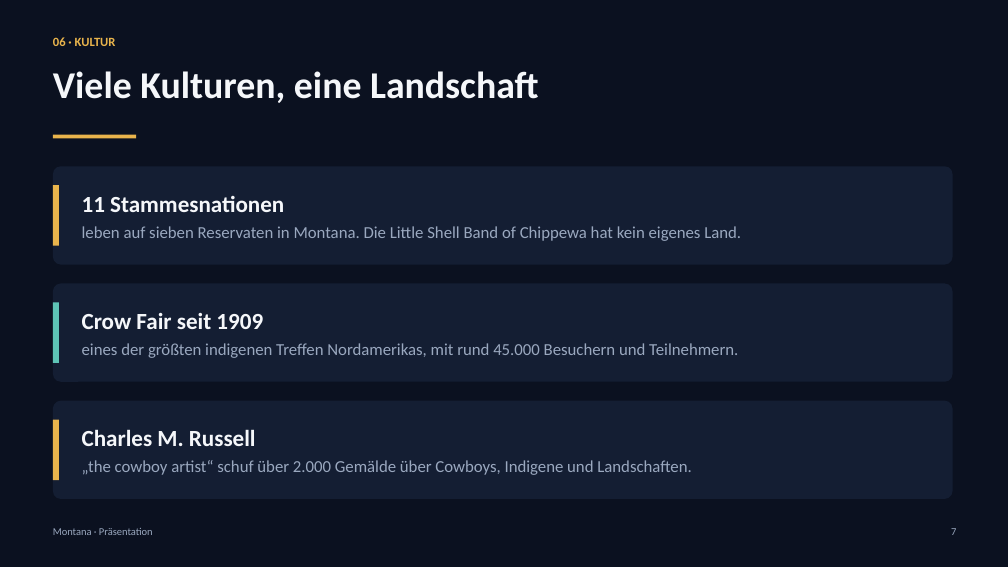
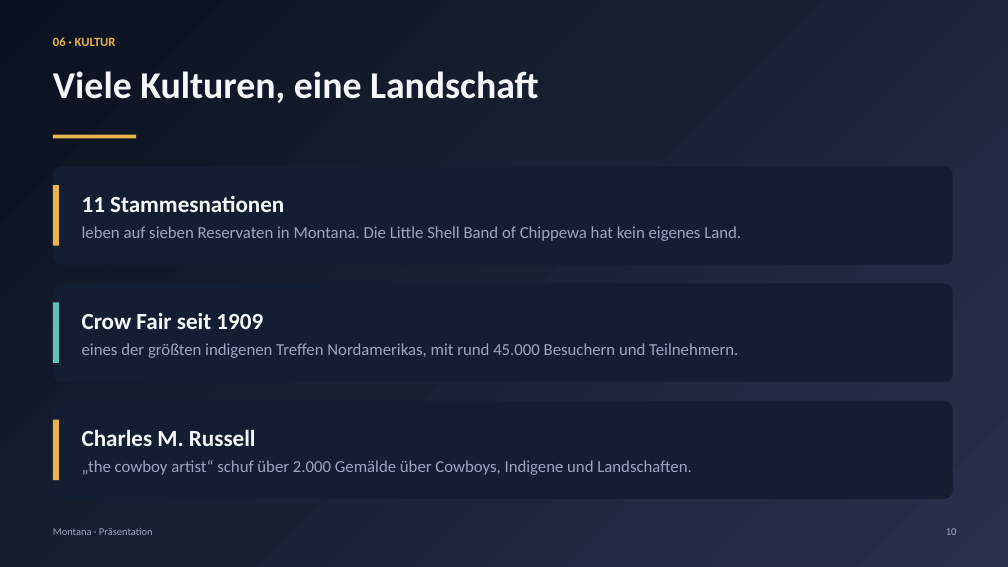
Before and after one commit to jonas050210/Powerpoint-montana, a slide deck: slide 10 of praesentation/Montana.pptx (slide 7 before the commit). Drawn at 1008x567 pixels with LibreOffice and Linux fonts; fonts in the diff are those of the drawing. Boxes give left, top, right and bottom in pixels: in the first picture for what was removed or moved away, otherwise in the second. Text is boxed around its words. In the diff, an @@ line names an element or a change of style, - is before the commit and + after.

```diff
--- a/praesentation/Montana.pptx
+++ b/praesentation/Montana.pptx
@@ background #0B1120 to gradient #0B1120 to #27324A @@
@@ text at (x1=946, y1=528, x2=957, y2=535): text changed @@
-7
+10
```
Also in this commit, not shown: 10 other slides changed, 3 slides added, 3 other files.
